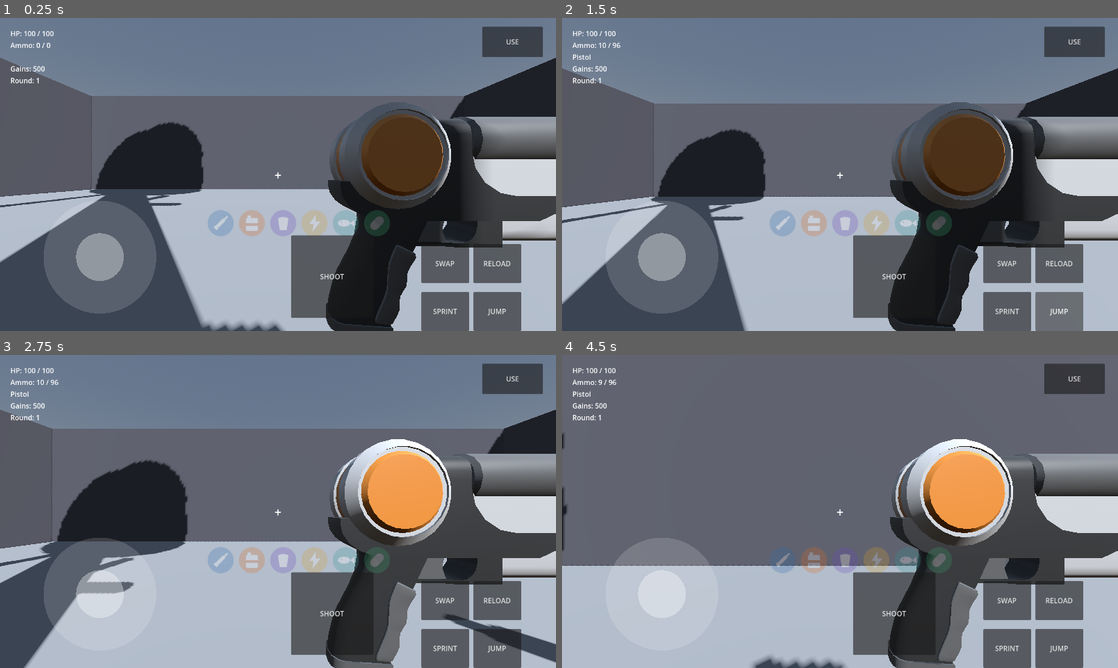
Above: before the commit, frames 1-4 (two rows, left to right).
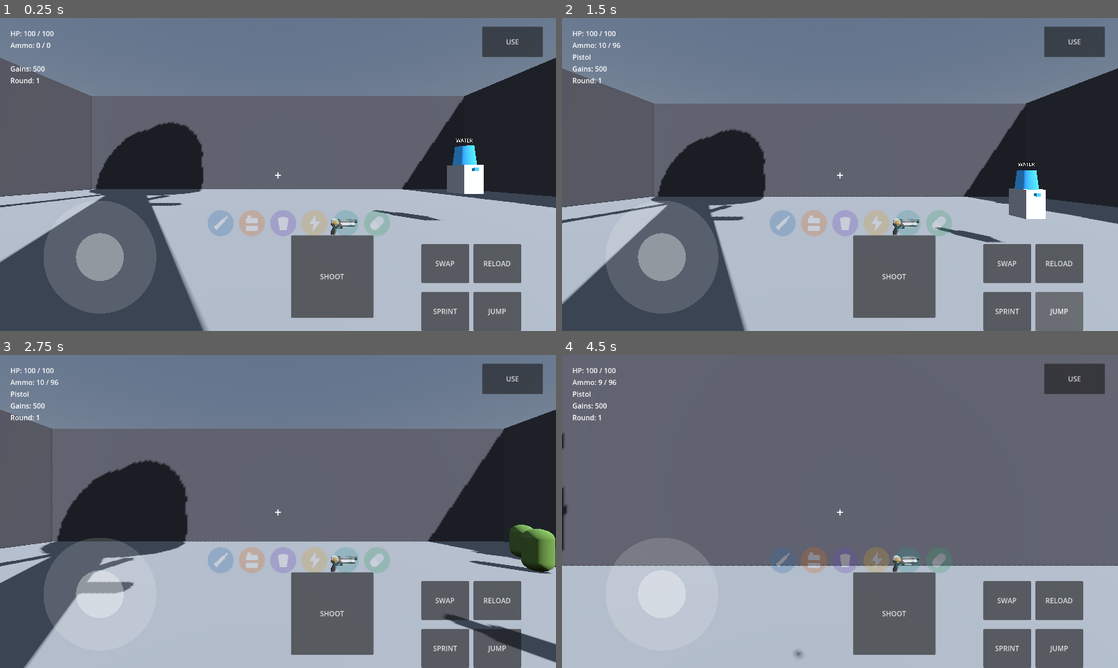
Above: after the commit, the same moments.

Repository: nateomach1-debug/jacked-undead
Game: Godot game, scene res://scenes/main/main.tscn
Two runs of this game, one before a commit and one after it. Both use one fixed random seed, a clock stepped at 60 frames per second and the inputs below.
Inputs (mouse positions are in pixels of both pictures, inside the frame that each line leads up to):
- Up to frame 1 (0.25 s): no input
- Up to frame 2 (1.5 s): click "SHOOT" at 0.5 s; click "JUMP" at 1.25 s
- Up to frame 3 (2.75 s): move the mouse to (305, 511) at 2.02 s; hold W (move_forward) from 2.03 s (still down); tap F (interact) at 2.1 s; tap Space (jump) at 2.27 s
- Up to frame 4 (4.5 s): keep holding W (move_forward); move the mouse to (812, 511) at 2.77 s; click (812, 511) at 2.85 s; tap Space (jump) at 3.02 s; move the mouse to (851, 505) at 3.52 s; hold Ctrl (sprint) 3.53-4.28 s; move the mouse to (834, 517) at 4.27 s; tap F (interact) at 4.35 s

The runs differ from the first frame. In frame 1, 18% of the frame differs, in the area x 36-100%, y 27-100%; in frame 2, 17%; in frame 3, 18%; in frame 4, 19%, in the area x 34-100%, y 26-100%.

Commit message:
Adjust WeaponMount transform parameters

Diff:
--- a/scenes/player/player.tscn
+++ b/scenes/player/player.tscn
@@ -32,4 +32,4 @@
 target_position = Vector3(0, 0, -60)
 
 [node name="WeaponMount" type="Node3D" parent="Camera3D"]
-transform = Transform3D(1, 0, 0, 0, 1, 0, 0, 0, 1, 0.25, -0.25, -0.5)
+transform = Transform3D(0.15, 0, 0, 0, 0.15, 0, 0, 0, 0.15, 0.3, -0.3, -1.0)
